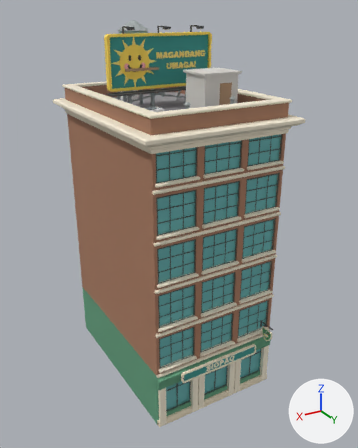
One commit to the glTF model Assets/TumbangPreso/Art/Kanto/Models/far_loft_16.glb: the scene before it, then after it.
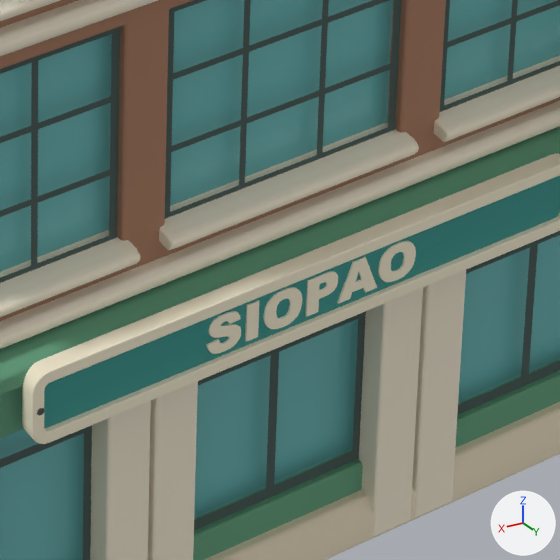
Each version is shown whole from a 50 mm camera at (22.46, 23.88, 27.21) aimed at (4.55, -5.98, 12.28), then close up on the part from 50% to 71% of the width and 72% to 89% of the height. Lighting does not change. The marker at lower right points along +X, +Y and +Z. The first two pictures are the older version.

Objects in the first close-up: 'frames', 'shell', 'sign_siopao', 'sign_siopao_text', 'trim'.
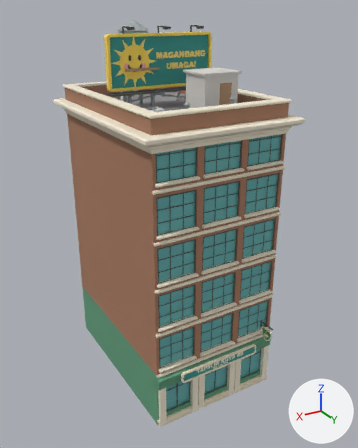
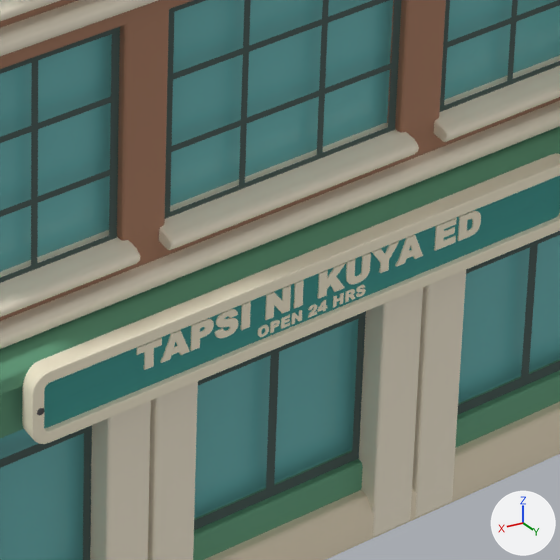
Where the change shows, as pixel boxes (x1, y1, x2, y2) in the close-ups (560 x 560 px):
```json
{"object": "sign_tapsi_ni_kuya_ed_text", "change": "added", "after": [136, 211, 481, 370]}
{"object": "sign_siopao_text", "change": "deleted", "before": [206, 241, 416, 354], "on screen": "pale yellow"}
```

Edits to the scene script, one JSON object a line:
```json
{"op": "add", "block": "me_sign_tapsi_ni_kuya_ed_text", "code": ["me_sign_tapsi_ni_kuya_ed_text = bpy.data.meshes.new('sign_tapsi_ni_kuya_ed_text')", "me_sign_tapsi_ni_kuya_ed_text.from_pydata(...)  # 2210 vertices, 4364 faces; spans x 2.89..7.01, y 0.5..0.54, z 3.58..4.08", "me_sign_tapsi_ni_kuya_ed_text.materials.append(mat_sign_cream)  # pale yellow #f8efd4"]}
{"op": "remove", "block": "ob_sign_siopao_text", "code": ["ob_sign_siopao_text = bpy.data.objects.new('sign_siopao_text', me_sign_siopao_text)", "ob_sign_siopao_text.location = (0.0, 0.0, 0.0)"]}
{"op": "add", "block": "ob_sign_tapsi_ni_kuya_ed_text", "code": ["ob_sign_tapsi_ni_kuya_ed_text = bpy.data.objects.new('sign_tapsi_ni_kuya_ed_text', me_sign_tapsi_ni_kuya_ed_text)", "ob_sign_tapsi_ni_kuya_ed_text.location = (0.0, 0.0, 0.0)"]}
```
